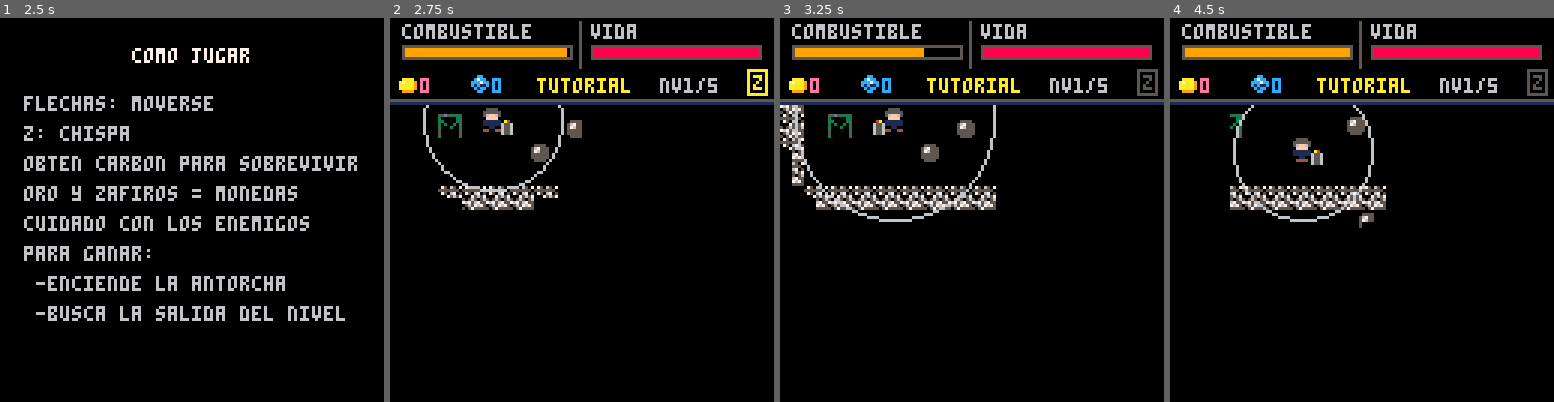
Above: before the commit, frames 1-4 (left to right).
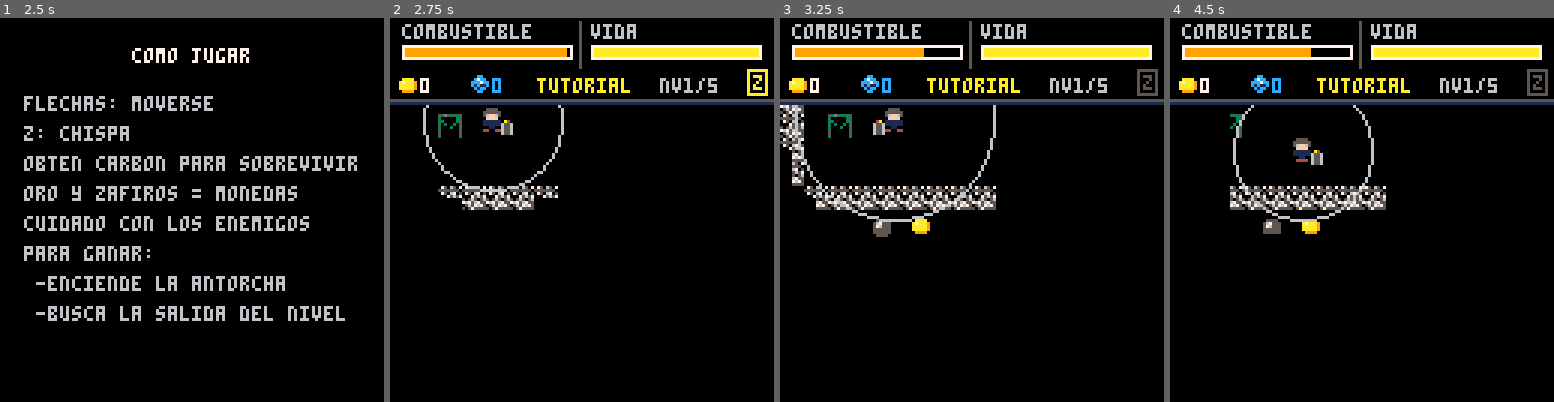
Above: after the commit, the same moments.

Repository: goncho09/the-last-light
Game: PICO-8 cartridge the-last-light.p8
The game is run twice, just before and just after one commit, with the same random seed, the same clock (stepped at 60 frames per second) and the same inputs.
Inputs:
- Up to frame 1 (2.5 s): tap X (X key) at 0.33, 1.07, 1.85 s; tap O (Z key) at 0.7, 1.7, 2.1 s; hold Right 1.6-2.1 s; hold Up 2.15-2.42 s; hold Right from 2.47 s (still down)
- Up to frame 2 (2.75 s): keep holding Right; tap O (Z key) at 2.5 s
- Up to frame 3 (3.25 s): tap O (Z key) at 2.9 s; tap X (X key) at 2.97 s; release Right at 3.03 s; hold Left from 3.08 s (still down)
- Up to frame 4 (4.5 s): tap O (Z key) at 3.3, 3.7, 4.1 s; release Left at 3.58 s; hold Down 3.63-3.97 s; hold Right from 4.02 s (still down); tap X (X key) at 4.08 s

Frame 1 is identical in both runs. In frame 2, 2.9% of the frame differs, in the area x 3-97%, y 7-38%; in frame 3, 3.3%; in frame 4, 3.4%, in the area x 3-97%, y 7-57%.

Commit message:
mas fixes varios

Diff:
--- a/the-last-light.p8
+++ b/the-last-light.p8
@@ -63,6 +63,7 @@
     timer_nivel_superado = 0
     timer_apertura = 0
     timer_auto_volver = 0
+    timer_en_puerta = 0
     --contador de pasos del jugador
     contador_pasos = 0
     --hoguera
@@ -293,7 +294,7 @@
     minerales = {}
     if nivel_actual == 5 then return end
 
-    local cantidad = mid(2, 1 + nivel_actual, 5)
+    local cantidad = mid(2, 1 + nivel_actual, 4)
     for i = 1, cantidad do
         local m = {
             tipo = "carbon",
@@ -314,7 +315,7 @@
     repeat
         if nivel_actual == 1 then
             m.x = 24 + rnd(60)
-            m.y = 24 + rnd(60)
+            m.y = 32 + rnd(60)
         else
             m.x = 16 + rnd(160)
             m.y = 35 + rnd(160)
@@ -545,7 +546,7 @@
     local texto = "+1"
     local color = 7
     if tipo == "oro" then
-        color = 14
+        color = 7
     elseif tipo == "zafiro" then
         color = 12
     end
@@ -721,7 +726,7 @@
                     end
                 else
                     e.confundido = true
-                    e.timer_confusion = 180
+                    e.timer_confusion = 90
                 end
             end
         end
@@ -741,15 +746,21 @@
 
     -- 6. transicion de salida
     if item_salida.activo
-            and abs((px + 4) - (item_salida.x + 4)) < 12
-            and abs((py + 4) - (item_salida.y + 4)) < 12
+            and abs((px + 4) - (item_salida.x + 4)) < 6
+            and abs((py + 4) - (item_salida.y + 4)) < 6
             and not transicion_salida
             and not mostrando_nivel_superado then
-        transicion_salida = true
-        timer_transicion = 40
-        nivel_pendiente = nivel_actual + 1
-        sfx(6)
-    end
+        timer_en_puerta += 1
+        if timer_en_puerta > 15 then
+            transicion_salida = true
+            timer_transicion = 40
+            nivel_pendiente = nivel_actual + 1
+            sfx(6)
+        end
+    else
+        timer_en_puerta = 0
+    end
+
     if not transicion_salida then
         if combustible > 0 then
             local gasto = 0.04
@@ -941,7 +952,7 @@
             local my_point = y + cam_y_for_fog
 
             local luz_antorcha = false
-            if antorcha.encendida then
+            if antorcha.encendida and not transicion_salida then
                 local t_dx = abs(mx_point - (antorcha.x + 4))
                 local t_dy = abs(my_point - (antorcha.y + 4))
                 local t_dist_sq = t_dx * t_dx + t_dy * t_dy
@@ -949,7 +960,7 @@
             end
 
             local luz_hoguera = false
-            if nivel_actual == 5 then
+            if nivel_actual == 5 and not transicion_salida then
                 local h_dx = abs(mx_point - 24)
                 local h_dy = abs(my_point - 288)
                 if h_dx < 35 and h_dy < 35 then
@@ -978,17 +989,17 @@
     line(0, 27, 127, 27, 5)
 
     print("combustible", 4, 2, 6)
-    rect(4, 9, 60, 13, 5)
+    rect(4, 9, 60, 13, 7)
     rectfill(5, 10, 5 + (combustible / (combustible_max or 100)) * 54, 12, 9)
 
     print("vida", 67, 2, 6)
-    rect(67, 9, 123, 13, 5)
-    rectfill(68, 10, 68 + (vida / (vida_max or 100)) * 54, 12, 8)
+    rect(67, 9, 123, 13, 7)
+    rectfill(68, 10, 68 + (vida / (vida_max or 100)) * 54, 12, 10)
 
     line(63, 1, 63, 16, 5)
 
     spr(spr_oro, 2, 19)
-    print(oro, 10, 20, 14)
+    print(oro, 10, 20, 7)
 
     spr(spr_zafiro, 26, 18)
     print(zafiro, 34, 20, 12)
@@ -1024,7 +1035,7 @@
     local vida_critica = vida < 20 and vida > 0
 
     if vida_critica then
-        shake_x = rnd(0.6) - 0.3 shake_y = rnd(0.6) - 0.3
+        shake_x = rnd(0.6) - 0.3 shake_y = rnd(0.6) - 0.2
     elseif jefe_shake > 0 then
         shake_x = rnd(jefe_shake) - jefe_shake / 2
         shake_y = rnd(jefe_shake) - jefe_shake / 2
@@ -1143,7 +1154,7 @@
     if not antorcha.encendida and nivel_actual != 5 then
         local adx = abs((px + 4) - (antorcha.x + 4))
         local ady = abs((py + 4) - (antorcha.y + 4))
-        if adx < 24 and ady < 24 then
+        if adx < 14 and ady < 14 then
             print("x: encender antorcha", 24, 100, 10)
         end
     end
@@ -1151,7 +1162,7 @@
     if not jefe_en_intro then dibujar_hud() end
 
     if vida_critica and flr(t() * 6) % 2 == 0 then
-        fillp(0x5a5a) rect(0, 0, 127, 127, 8) fillp()
+        rect(0, 0, 127, 127, 10)
     end
 
     -- menu de la hoguera corregido (solo descanso)
@@ -1374,7 +1385,7 @@
 end
 
 function actualizar_jefe(e)
-    if jefe_shake > 0 then jefe_shake -= 0.2 end
+    if jefe_shake > 0 then jefe_shake -= 0.015 end
     if e.timer_molestado > 0 then e.timer_molestado -= 1 end
 
     -- 1. estado: durmiendo
